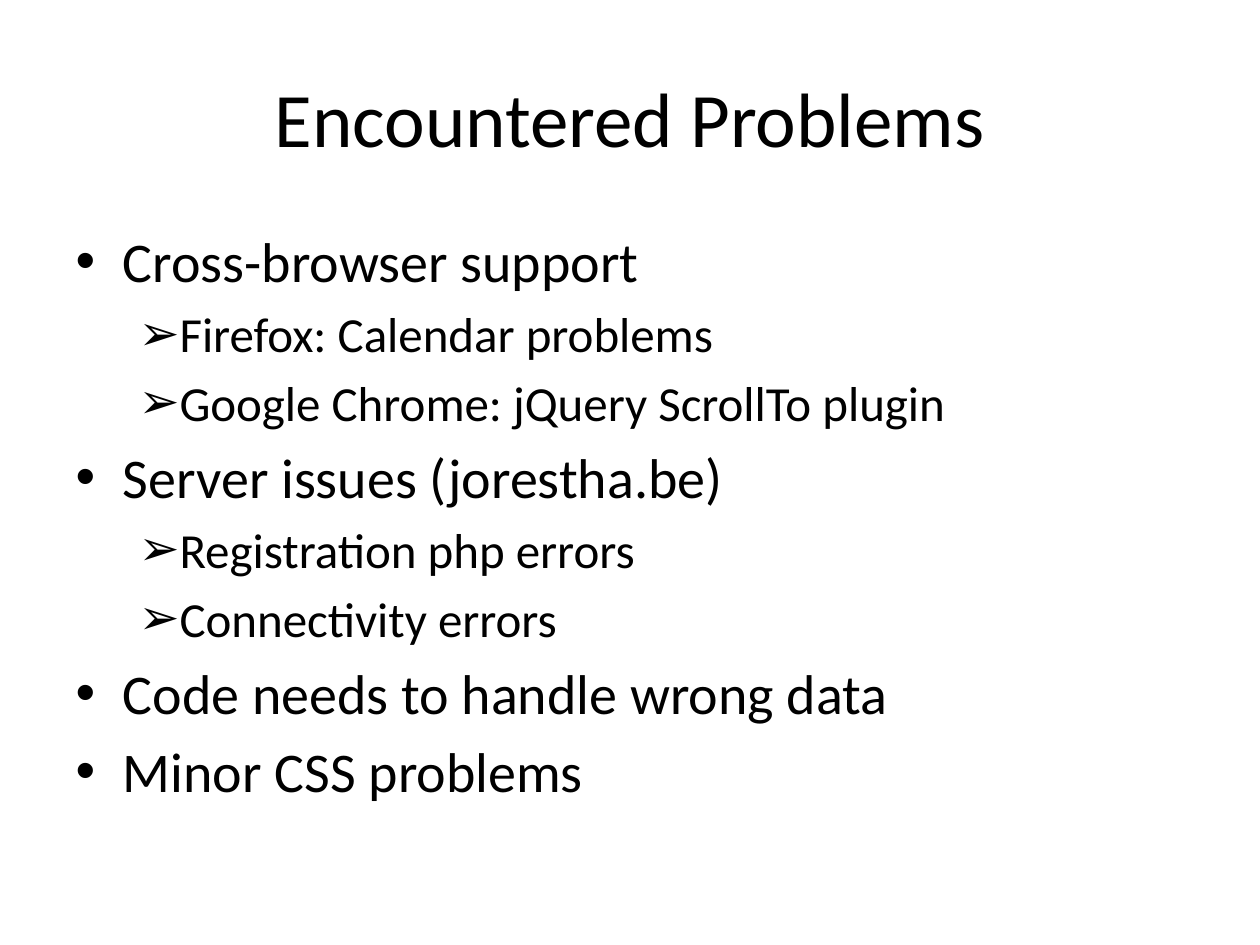
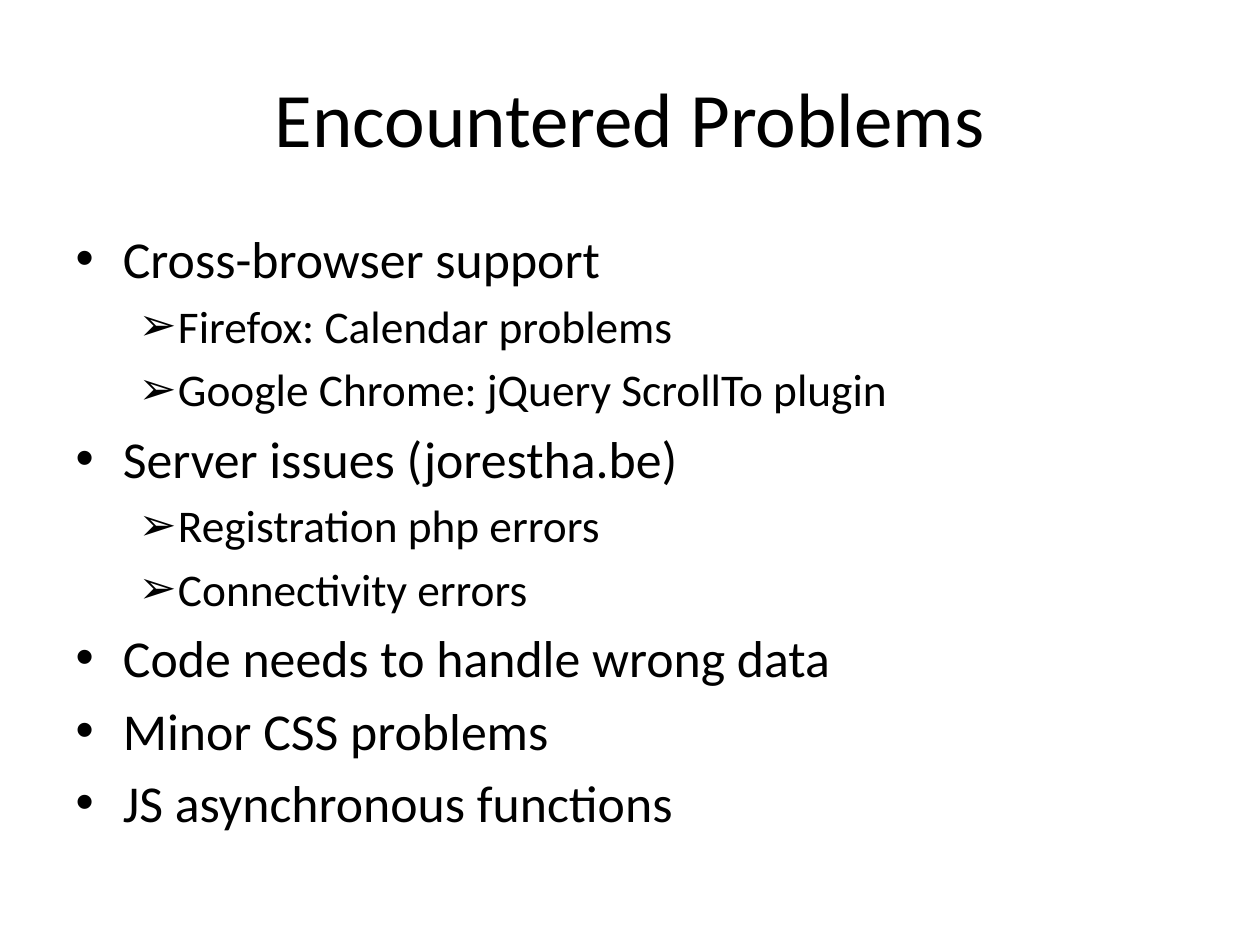
Before and after one commit to po3-cwa3/po3-progress-report, a slide deck: slide 7 of Intermediate demo/Demo.pptx. Drawn at 1260x945 pixels with LibreOffice and Linux fonts; fonts in the diff are those of the drawing. Boxes give left, top, right and bottom in pixels: in the first picture for what was removed or moved away, otherwise in the second. Text is boxed around its words. In the diff, an @@ line names an element or a change of style, - is before the commit and + after.

```diff
--- a/Intermediate demo/Demo.pptx
+++ b/Intermediate demo/Demo.pptx
@@ text at <box>123,242,886,759</box>: size 32 to 29.6 pt in "Cross-browser support", "Server issues (jorestha.be)", "Code needs to handle wrong data", "Minor CSS problems"; size 28 to 25.9 pt in "Firefox: Calendar problems", "Google Chrome: jQuery ScrollTo plugin", "Registration php errors", "Connectivity errors" @@
@@ text at <box>123,786,673,831</box>: paragraph added @@
+• JS asynchronous functions
```
Also in this commit, not shown: 2 other slides changed, 1 slide removed.
